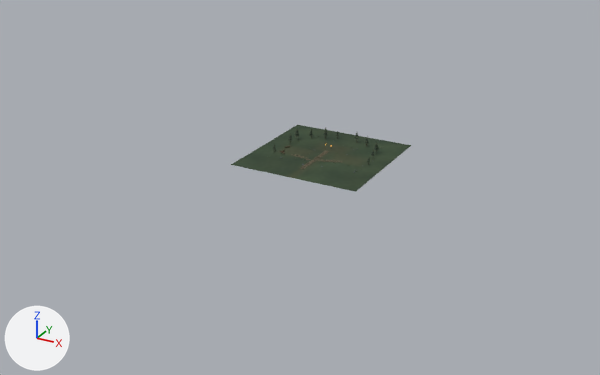
Two versions of the Blender file Unity/Assets/Art_Reboot/Phase1/Source~/Family/environment.blend, one commit apart.
Before and after are seen from a 50 mm lens placed at (126.7, -248.0, 109.0), pointed at (-4.8, -9.0, -10.5). Arrows for +X, +Y and +Z are at lower left; the lights stay in place. The older version comes first.

Objects in the first picture: 'Family_environment'.
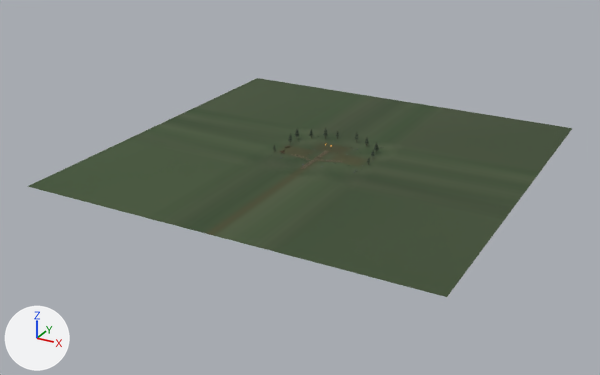
Edits to the scene script, one JSON object a line:
```json
{"block": "me_continuous_three_state_clearing", "where": "# used by ob_family_environment; location = (0.0, 0.0, 0.0)"}
{"op": "remove", "block": "me_continuous_three_state_clearing", "code": "me_continuous_three_state_clearing.from_pydata(...)  # 9052 vertices, 9569 faces; spans x -24.0..24.0, y -24.0..24.0, z -0.3..4.8"}
{"op": "add", "block": "me_continuous_three_state_clearing", "code": "me_continuous_three_state_clearing.from_pydata(...)  # 9052 vertices, 9569 faces; spans x -72.0..72.0, y -72.0..72.0, z -0.3..4.8"}
{"block": "me_continuous_three_state_clearing", "change": "me_continuous_three_state_clearing part 1: 256 of 9052 vertices moved; they spanned x -24.0..24.0, y -24.0..24.0, z -0.1 and now span x -72.0..72.0, y -72.0..72.0, z -0.2..-0.1; mean shift (0.0, 0.0, 0.0); largest move (-24.0, -24.0, -0.1) -> (-72.0, -72.0, -0.1)"}
```

Where the change shows, as pixel boxes (x1, y1, x2, y2) in the pictures (600 x 375 px):
```json
{"object": "Family_environment", "change": "reshaped", "before": [231, 125, 411, 192], "after": [28, 78, 573, 297]}
```
